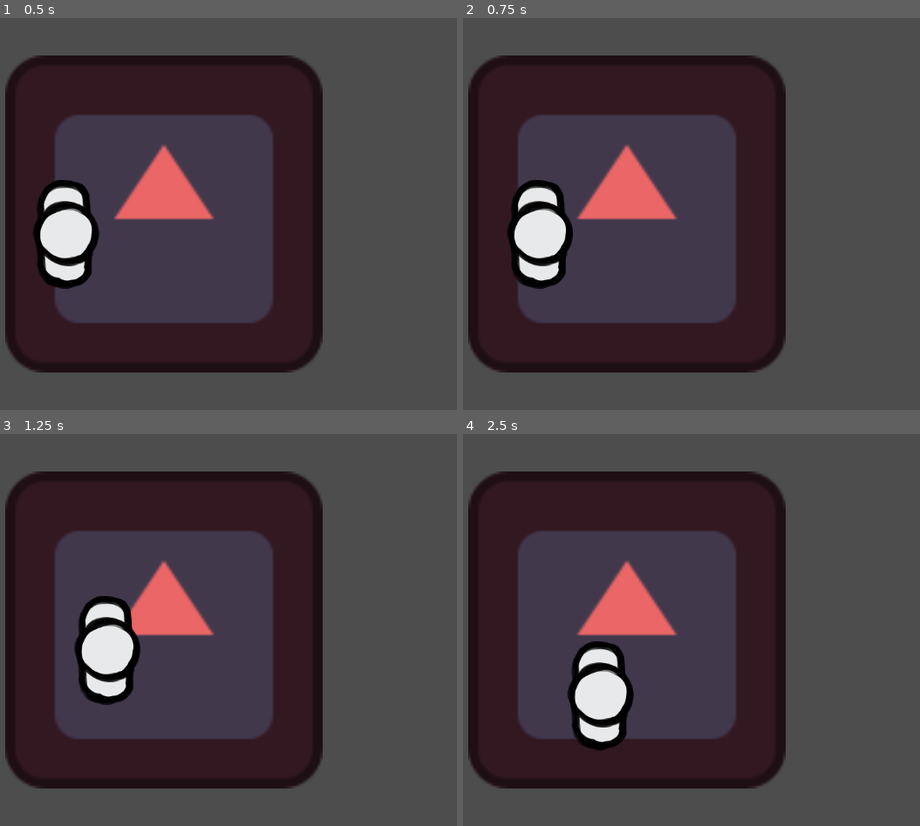
Above: before the commit, frames 1-4 (two rows, left to right).
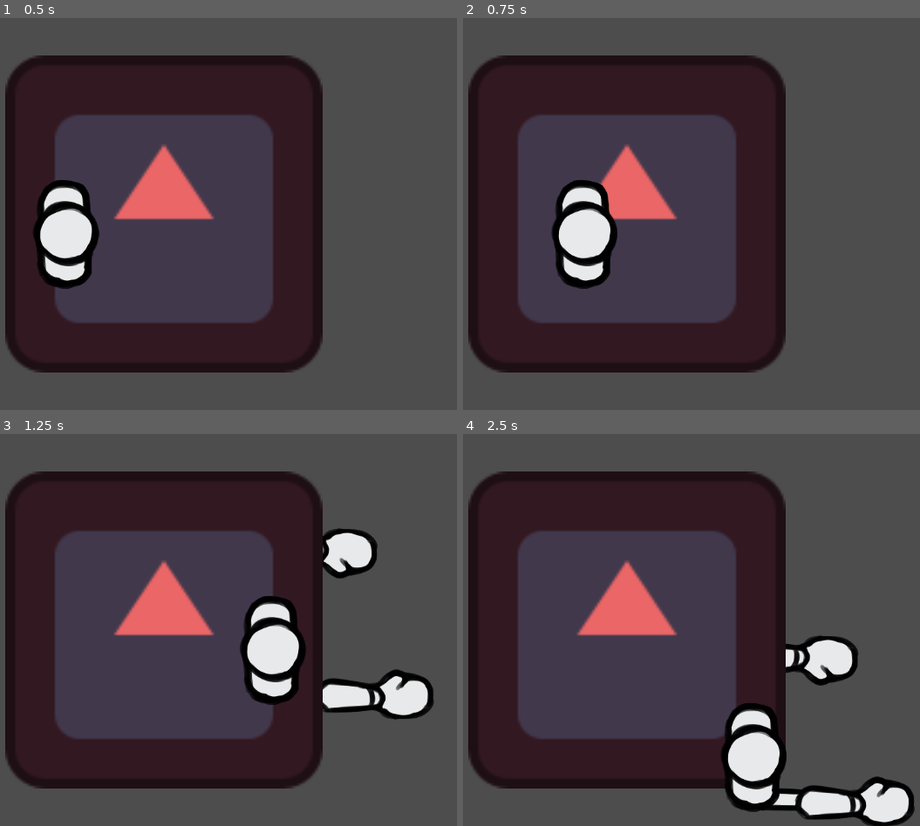
Above: after the commit, the same moments.

Repository: Eefschmeef2310/GDS1-Lab4
Game: Godot game, scene res://scenes/base_level.tscn
Same seed, same stepped clock (60 frames per second), same inputs: the game is played once before the commit and once after it. This scene is started directly instead of the project's main scene. The engine's default icon, where the game draws it, is replaced by a stand-in: a white triangle on a blue panel in a dark square.
Inputs:
- Up to frame 1 (0.5 s): no input
- Up to frame 2 (0.75 s): tap Enter at 0.5 s; hold D (Right) from 0.53 s (still down); hold Space (Punch, bound only after the commit) from 0.53 s (still down)
- Up to frame 3 (1.25 s): keep holding D (Right); keep holding Space (Punch, bound only after the commit)
- Up to frame 4 (2.5 s): release D (Right) at 1.28 s; release Space (Punch, bound only after the commit) at 1.28 s; hold S (Down) 1.28-2.03 s; tap Space (Punch, bound only after the commit) at 1.35 s; hold D (Right) from 2.03 s (still down); hold Space (Punch, bound only after the commit) from 2.03 s (still down)

Frame 1 is identical in both runs. In frame 2, 5.4% of the frame differs, in the area x 9-34%, y 41-70%; in frame 3, 9.7%; in frame 4, 10%, in the area x 22-99%, y 51-100%.

Commit message:
Basic right punch

Diff:
--- a/player/player.tscn
+++ b/player/player.tscn
@@ -1,9 +1,13 @@
-[gd_scene load_steps=14 format=3 uid="uid://dhltmqvlc20k7"]
+[gd_scene load_steps=16 format=3 uid="uid://dhltmqvlc20k7"]
 
 [ext_resource type="Texture2D" uid="uid://dph8y3qesrc4i" path="res://assets/body.png" id="1_wwu7d"]
 [ext_resource type="Script" path="res://movement_bases/player_movement.gd" id="2_oq0kp"]
 [ext_resource type="Texture2D" uid="uid://conbajqnff32f" path="res://assets/arm.png" id="2_sngc8"]
 [ext_resource type="Texture2D" uid="uid://dymtb3ckobc8e" path="res://assets/hand.png" id="3_gsiok"]
+[ext_resource type="Script" path="res://punch_bases/punch_base.gd" id="5_pwf3y"]
+
+[sub_resource type="RectangleShape2D" id="RectangleShape2D_mrnbx"]
+size = Vector2(89, 123)
 
 [sub_resource type="CircleShape2D" id="CircleShape2D_llf6c"]
 radius = 64.0078
@@ -152,6 +156,20 @@
 "update": 0,
 "values": [-2.00713, 0.0]
 }
+tracks/2/type = "method"
+tracks/2/imported = false
+tracks/2/enabled = true
+tracks/2/path = NodePath("../Scripts/Punches")
+tracks/2/interp = 1
+tracks/2/loop_wrap = true
+tracks/2/keys = {
+"times": PackedFloat32Array(0.2),
+"transitions": PackedFloat32Array(1),
+"values": [{
+"args": [],
+"method": &"finished_r_punch"
+}]
+}
 
 [sub_resource type="Animation" id="Animation_bblkd"]
 resource_name = "retract"
@@ -179,6 +197,20 @@
 "transitions": PackedFloat32Array(1, 1),
 "update": 0,
 "values": [1.5708, 3.14159]
+}
+tracks/2/type = "method"
+tracks/2/imported = false
+tracks/2/enabled = true
+tracks/2/path = NodePath("../Scripts/Punches")
+tracks/2/interp = 1
+tracks/2/loop_wrap = true
+tracks/2/keys = {
+"times": PackedFloat32Array(0.4),
+"transitions": PackedFloat32Array(1),
+"values": [{
+"args": [],
+"method": &"finished_retract"
+}]
 }
 
 [sub_resource type="AnimationLibrary" id="AnimationLibrary_22anh"]
@@ -204,6 +236,13 @@
 rotation = 1.5708
 texture = ExtResource("3_gsiok")
 offset = Vector2(2.705, -73.27)
+
+[node name="LHitbox" type="Area2D" parent="Body/LArm/LHand"]
+
+[node name="CollisionShape2D" type="CollisionShape2D" parent="Body/LArm/LHand/LHitbox"]
+position = Vector2(1.4996, -133.5)
+shape = SubResource("RectangleShape2D_mrnbx")
+disabled = true
 
 [node name="RArm" type="Sprite2D" parent="Body"]
 z_index = -1
@@ -219,6 +258,13 @@
 offset = Vector2(2.705, -73.27)
 flip_h = true
 
+[node name="RHitbox" type="Area2D" parent="Body/RArm/RHand"]
+
+[node name="CollisionShape2D" type="CollisionShape2D" parent="Body/RArm/RHand/RHitbox"]
+position = Vector2(1.4996, -133.5)
+shape = SubResource("RectangleShape2D_mrnbx")
+disabled = true
+
 [node name="HeadCollision" type="CollisionShape2D" parent="."]
 scale = Vector2(0.84, 0.84)
 shape = SubResource("CircleShape2D_llf6c")
@@ -227,6 +273,10 @@
 
 [node name="Movement" type="Node" parent="Scripts"]
 script = ExtResource("2_oq0kp")
+speed = 500.0
+
+[node name="Punches" type="Node" parent="Scripts"]
+script = ExtResource("5_pwf3y")
 
 [node name="AnimationPlayers" type="Node" parent="."]
 
--- a/project.godot
+++ b/project.godot
@@ -55,3 +55,8 @@
 "events": [Object(InputEventKey,"resource_local_to_scene":false,"resource_name":"","device":-1,"window_id":0,"alt_pressed":false,"shift_pressed":false,"ctrl_pressed":false,"meta_pressed":false,"pressed":false,"keycode":0,"physical_keycode":83,"key_label":0,"unicode":115,"echo":false,"script":null)
 ]
 }
+Punch={
+"deadzone": 0.5,
+"events": [Object(InputEventKey,"resource_local_to_scene":false,"resource_name":"","device":-1,"window_id":0,"alt_pressed":false,"shift_pressed":false,"ctrl_pressed":false,"meta_pressed":false,"pressed":false,"keycode":0,"physical_keycode":32,"key_label":0,"unicode":32,"echo":false,"script":null)
+]
+}
--- /dev/null
+++ b/punch_bases/punch_base.gd
@@ -0,0 +1,62 @@
+extends Node
+#class_name
+#Authored by [Name]. Please consult for any modifications or major feature requests.
+
+#region Variables
+#Signals
+
+#Enums
+
+#Constants
+
+#Exported Variables
+#@export_group("Group")
+#@export_subgroup("Subgroup")
+
+#Onready Variables
+@onready var left_hitbox: CollisionShape2D = $"../../Body/LArm/LHand/LHitbox/CollisionShape2D"
+@onready var right_hitbox: CollisionShape2D = $"../../Body/RArm/RHand/RHitbox/CollisionShape2D"
+#Other Variables (please try to separate and organise!)
+var can_punch: bool = true
+var can_retract: bool = false
+#endregion
+
+#region Godot methods
+func _ready():
+	#Runs when all children have entered the tree
+	pass
+
+func _process(delta):
+	#Runs per frame
+	if can_punch && Input.is_action_pressed("Punch"):
+		punch()
+
+	if(can_retract && !Input.is_action_pressed("Punch")):
+		retract_r()
+
+#endregion
+
+#region Signal methods
+
+#endregion
+
+#region Other methods (please try to separate and organise!)
+func punch():
+	$"../../AnimationPlayers/RightArm".play("punch")
+	can_punch = false
+
+func finished_r_punch():
+	right_hitbox.disabled = false
+	await get_tree().create_timer(0.1).timeout
+	right_hitbox.disabled = true
+	can_retract = true
+
+
+func retract_r():
+	$"../../AnimationPlayers/RightArm".play("retract")
+	right_hitbox.disabled = true
+	can_retract = false
+
+func finished_retract():
+	can_punch = true
+#endregion
